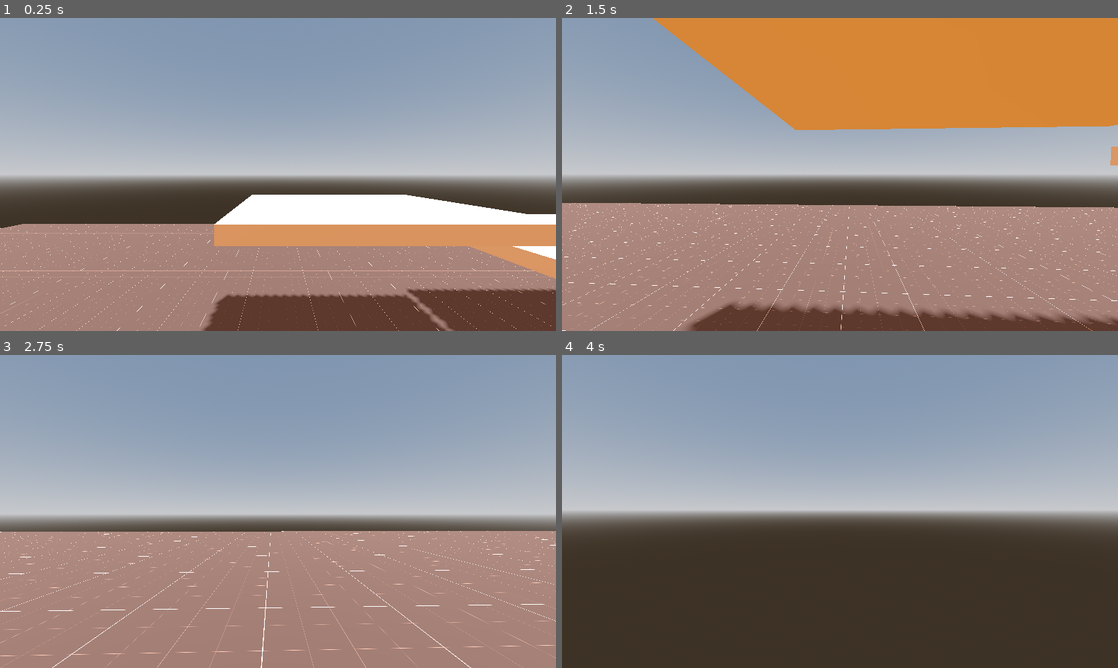
Above: before the commit, frames 1-4 (two rows, left to right).
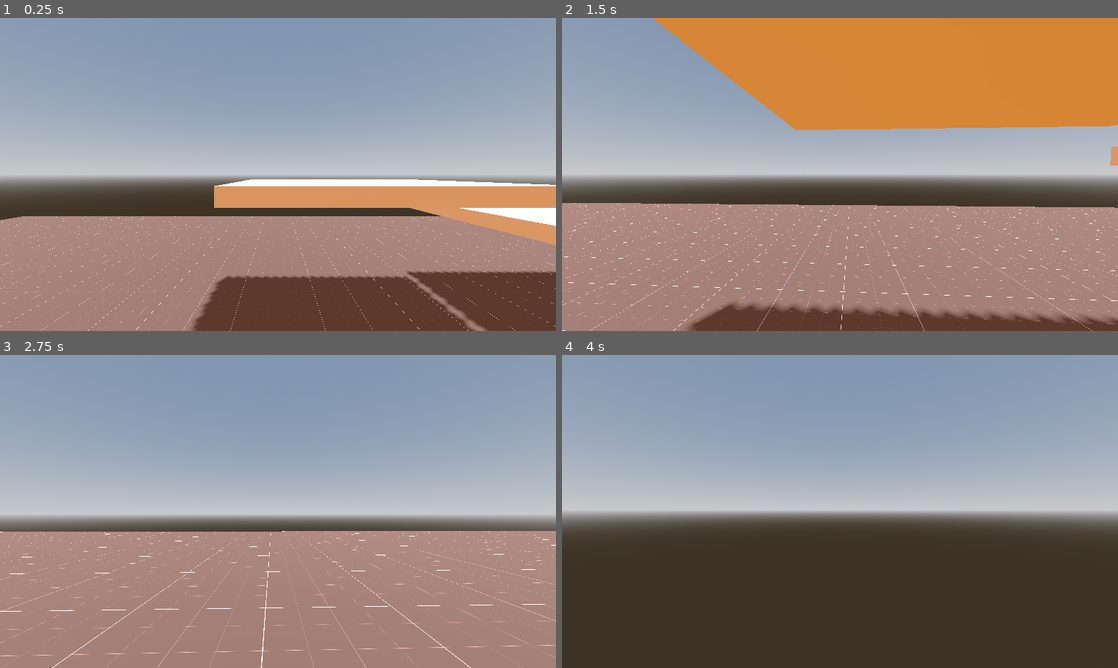
Above: after the commit, the same moments.

Repository: BananaHolograma/godot-personal-template
Game: Godot game, scene res://scenes/test/playground.tscn
Two runs of this game, one before a commit and one after it. Both use one fixed random seed, a clock stepped at 60 frames per second and the inputs below. The project has no main scene, so this scene is started directly.
Inputs (mouse positions are in pixels of both pictures, inside the frame that each line leads up to):
- Up to frame 1 (0.25 s): no input
- Up to frame 2 (1.5 s): move the mouse to (867, 174) at 0.52 s; hold Ctrl (crouch) 0.53-1.28 s; hold Up (ui_up) from 0.53 s (still down); tap Space (jump) at 0.77, 0.8, 1.07, 1.35 s; move the mouse to (812, 174) at 1.27 s
- Up to frame 3 (2.75 s): keep holding Up (ui_up); tap Space (jump) at 1.52, 1.82, 2.3 s; tap Ctrl (crouch) at 1.55 s; move the mouse to (289, 505) at 2.02 s; hold Shift (crawl) from 2.03 s (still down)
- Up to frame 4 (4 s): keep holding Up (ui_up); move the mouse to (834, 517) at 2.77 s; release Shift (crawl) at 2.78 s; tap Ctrl (crouch) at 2.85 s; tap Space (jump) at 3.02, 3.32, 3.77, 3.8 s; move the mouse to (878, 514) at 3.52 s; tap E (interact) at 3.6 s

The runs differ from the first frame. In frame 1, 19% of the frame differs, in the area x 0-100%, y 51-100%; in frame 2, 0.1%; in frame 3, 0.2%; in frame 4, nothing differs.

Commit message:
run state with limited sprint time parameterizable

Diff:
--- a/components/movement/first-person/first_person_controller.gd
+++ b/components/movement/first-person/first_person_controller.gd
@@ -55,7 +55,6 @@
 	var target_rotation_x = head.rotation.x - pitch_input # Head & Neck rotation
 	target_rotation_x = clamp(target_rotation_x , -camera_rotation_limit, camera_rotation_limit)
 
-
 	rotation.y =  lerp_angle(rotation.y, target_rotation_y, camera_sensitivity)
 	head.rotation.x = lerp_angle(head.rotation.x, target_rotation_x, camera_sensitivity)
 
--- a/components/movement/first-person/first_person_controller.tscn
+++ b/components/movement/first-person/first_person_controller.tscn
@@ -1,10 +1,11 @@
-[gd_scene load_steps=16 format=3 uid="uid://dxitjfxwkshxj"]
+[gd_scene load_steps=17 format=3 uid="uid://dxitjfxwkshxj"]
 
 [ext_resource type="Script" path="res://components/movement/first-person/first_person_controller.gd" id="1_h8wkm"]
 [ext_resource type="Script" path="res://components/behaviour/finite-state-machine/finite-state-machine.gd" id="2_uhxxt"]
 [ext_resource type="Script" path="res://components/movement/first-person/states/idle.gd" id="3_snwrv"]
 [ext_resource type="Script" path="res://components/movement/first-person/states/walk.gd" id="4_vfkqp"]
 [ext_resource type="Script" path="res://components/movement/first-person/states/crouch.gd" id="5_7267j"]
+[ext_resource type="Script" path="res://components/movement/first-person/states/run.gd" id="5_v6cna"]
 [ext_resource type="Script" path="res://components/movement/first-person/states/crawl.gd" id="6_1ugdw"]
 [ext_resource type="Script" path="res://components/movement/first-person/states/jump.gd" id="7_4n1os"]
 
@@ -162,6 +163,9 @@
 [node name="Walk" type="Node" parent="FiniteStateMachine"]
 script = ExtResource("4_vfkqp")
 
+[node name="Run" type="Node" parent="FiniteStateMachine"]
+script = ExtResource("5_v6cna")
+
 [node name="Crouch" type="Node" parent="FiniteStateMachine"]
 script = ExtResource("5_7267j")
 
--- a/components/movement/first-person/states/motion.gd
+++ b/components/movement/first-person/states/motion.gd
@@ -5,7 +5,7 @@
 
 @export_group("Gravity")
 ## The world gravity that it`s being applied to objects
-@export var gravity: float = ProjectSettings.get_setting("physics/3d/default_gravity")
+@export var gravity: float = 30.0
 ## Enable or disable the gravity
 @export var gravity_active := true:
 	set(value):
--- /dev/null
+++ b/components/movement/first-person/states/run.gd
@@ -0,0 +1,56 @@
+class_name RunFirstPerson extends Motion
+
+@export var speed := 5.5
+## Leave it to zero to be able to run indefinitely
+@export var sprint_time := 4.0
+
+var speed_timer: Timer
+
+func _ready():
+	_create_speed_timer()
+
+
+func _enter():
+	if sprint_time > 0:
+		speed_timer.start()
+
+
+func _exit():
+	speed_timer.stop()
+
+
+func physics_update(delta):
+	super.physics_update(delta)
+
+	move(speed, delta)
+
+	if Input.is_action_just_released("run"):
+		if FSM.actor.velocity.is_zero_approx():
+			state_finished.emit("Idle", {})
+		else:
+			state_finished.emit("Walk", {})
+
+	if Input.is_action_just_pressed("crouch") and FSM.actor.SLIDE:
+		state_finished.emit("Slide", {})
+		return
+
+	detect_jump()
+
+	FSM.actor.move_and_slide()
+
+
+func _create_speed_timer() -> void:
+	if speed_timer == null:
+		speed_timer = Timer.new()
+		speed_timer.name = "RunSpeedTimer"
+		speed_timer.wait_time = sprint_time
+		speed_timer.process_callback = Timer.TIMER_PROCESS_PHYSICS
+		speed_timer.autostart = false
+		speed_timer.one_shot = true
+
+		add_child(speed_timer)
+		speed_timer.timeout.connect(on_speed_timeout)
+
+
+func on_speed_timeout():
+	state_finished.emit("Walk", {"catching_breath": true})
--- a/components/movement/first-person/states/walk.gd
+++ b/components/movement/first-person/states/walk.gd
@@ -1,10 +1,19 @@
 class_name WalkFirstPerson extends Motion
 
 @export var speed := 3.5
+@export var catching_breath_recovery_time := 3.0
+
+var catching_breath_timer : Timer
+
+
+func _ready():
+	_create_sprint_recovery_timer()
 
 
 func _enter():
+	catching_breath()
 	FSM.actor.velocity.y = 0
+
 
 func physics_update(delta: float):
 	super.physics_update(delta)
@@ -15,8 +24,27 @@
 		state_finished.emit("Idle", {})
 		return
 
+	if Input.is_action_pressed("run") and catching_breath_timer.is_stopped() and FSM.actor.RUN:
+		state_finished.emit("Run", {})
+		return
 
 	FSM.actor.move_and_slide()
 
 	detect_jump()
 	detect_crouch()
+
+
+func catching_breath():
+	if params.has("catching_breath") and params["catching_breath"] and catching_breath_timer.is_stopped():
+		catching_breath_timer.start()
+
+
+func _create_sprint_recovery_timer() -> void:
+	catching_breath_timer = Timer.new()
+	catching_breath_timer.name = "SprintRecoveryTimer"
+	catching_breath_timer.wait_time = catching_breath_recovery_time
+	catching_breath_timer.process_callback = Timer.TIMER_PROCESS_PHYSICS
+	catching_breath_timer.autostart = false
+	catching_breath_timer.one_shot = true
+
+	add_child(catching_breath_timer)
--- a/project.godot
+++ b/project.godot
@@ -130,6 +130,11 @@
 "events": [Object(InputEventKey,"resource_local_to_scene":false,"resource_name":"","device":-1,"window_id":0,"alt_pressed":false,"shift_pressed":false,"ctrl_pressed":false,"meta_pressed":false,"pressed":false,"keycode":0,"physical_keycode":32,"key_label":0,"unicode":32,"echo":false,"script":null)
 ]
 }
+run={
+"deadzone": 0.5,
+"events": [Object(InputEventKey,"resource_local_to_scene":false,"resource_name":"","device":-1,"window_id":0,"alt_pressed":false,"shift_pressed":false,"ctrl_pressed":false,"meta_pressed":false,"pressed":false,"keycode":0,"physical_keycode":4194325,"key_label":0,"unicode":0,"echo":false,"script":null)
+]
+}
 
 [internationalization]
 
